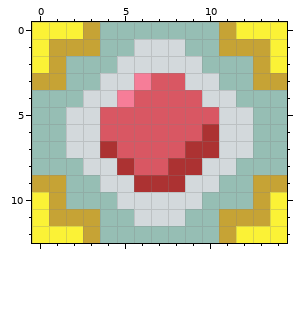
Pixel-art file: Assets/TowerMap/FloorButton.aseprite. This is how it looked before the edit.
15x13 pixels, 1 frame.
New version:
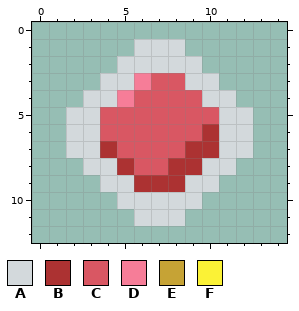
Palette (. is transparent): A #d3d9dc  B #ac3232  C #d95763  D #f67d98  E #c6a335  F #fbf236
Changes in this commit:
y 0: x 0..3 FFFE -> ....; x 11..14 EFFF -> ....
y 1: x 0..3 FEEE -> ....; x 11..14 EEEF -> ....
y 2: x 0..1 FE -> ..; x 13..14 EF -> ..
y 3: x 0..1 EE -> ..; x 13..14 EE -> ..
y 9: x 0..1 EE -> ..; x 13..14 EE -> ..
y 10: x 0..1 FE -> ..; x 13..14 EF -> ..
y 11: x 0..3 FEEE -> ....; x 11..14 EEEF -> ....
y 12: x 0..3 FFFE -> ....; x 11..14 EFFF -> ....
